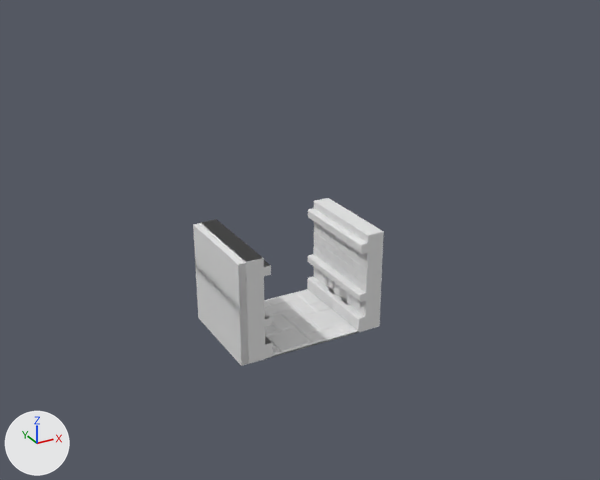
Renders of the FBX model Assignment 1 Game/Assets/Art/AztecNewWall.fbx from each side of a commit.
Camera for both pictures: a camera (50 mm lens) standing at (-6.69, -12.65, 8.03) and looking at (0.1, -0.3, 1.86). Lighting does not change. The marker at lower left points along +X, +Y and +Z. Where no turn or scale is listed for an object, it has been applied to the vertices. Vertices at the same position are counted once.

The scene before the commit, as lines of its bpy script (objects in view):
```python
ob_box001 = bpy.data.objects.new('Box001', me_mesh)
ob_box001.location = (0.0, 0.0, 0.0)
ob_box001.scale = (0.0254, 0.0254, 0.0254)
ob_box002 = bpy.data.objects.new('Box002', me_mesh_001)
ob_box002.location = (0.0, 0.0, 0.0)
ob_box003 = bpy.data.objects.new('Box003', me_mesh_002)
ob_box003.location = (-1.33, 0.0, 1.02)
ob_box005 = bpy.data.objects.new('Box005', me_mesh_003)
ob_box005.location = (-1.33, 0.07, 1.02)
ob_box006 = bpy.data.objects.new('Box006', me_mesh_004)
ob_box006.location = (-1.33, 0.0, 1.02)
ob_box007 = bpy.data.objects.new('Box007', me_mesh_005)
ob_box007.location = (-1.47, 0.08, 1.0)
ob_box007.rotation_euler = (0.0, 1.571, 0.0)  # degrees (0, 90, 0)
ob_box007.scale = (0.0254, 0.0276, 0.279)
ob_box008 = bpy.data.objects.new('Box008', me_mesh_008)
ob_box008.location = (1.48, -0.08, 1.0)
ob_box008.rotation_euler = (3.142, 1.571, 0.0)  # degrees (180, 90, 0)
ob_box008.scale = (0.0254, 0.0276, 0.279)
ob_box009 = bpy.data.objects.new('Box009', me_mesh_011)
ob_box009.location = (-1.47, 0.08, 1.0)
```
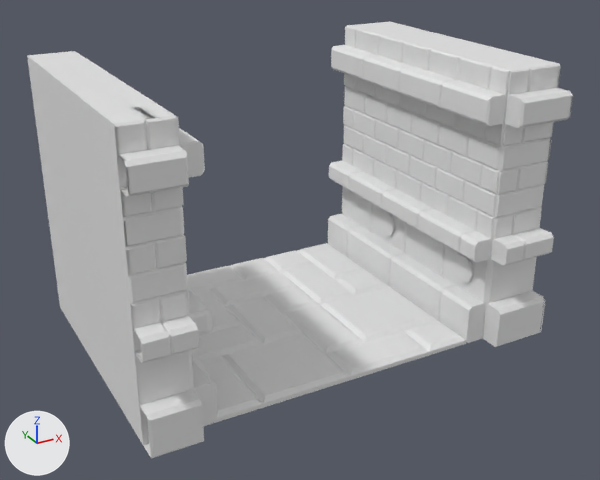
Commit message: Fine tuning wall connecitons

Pixel boxes [x1, y1, x2, y2] of what changed, in the pictures (600 x 480 px; the box of a moved part takes in the faces that stretch with it):
'Box008', moved, rescaled (197% wider, 139% taller): before [307, 198, 384, 332]; after [328, 21, 559, 343]
'Box007', moved, rescaled (170% wider, 174% taller): before [194, 223, 264, 366]; after [27, 51, 218, 445]
'Box001', moved, rescaled: before [264, 289, 358, 359]; after [187, 243, 466, 422]
'Box010', added: after [101, 105, 204, 458]
'Box015', added: after [483, 64, 573, 347]
'Box005', deleted: before [202, 220, 272, 363]
'Box009', deleted: before [193, 225, 263, 366]
'Cylinder001', moved, rescaled: before [354, 298, 361, 309]; after [453, 255, 474, 283]
'Box006', deleted: before [201, 219, 272, 344]
'Cylinder002', moved, rescaled (143% wider, 136% taller): before [328, 278, 334, 288]; after [379, 211, 395, 236]
'Box003', deleted: before [200, 220, 262, 263]
'Box002', deleted: before [273, 331, 358, 356]
part 1 of me_mesh_008, moved or reshaped: before [315, 198, 384, 330]; after [347, 21, 559, 339]

Diff of the bpy script that builds the scene:
```diff
--- a/Assignment 1 Game/Assets/Art/AztecNewWall.fbx.py
+++ b/Assignment 1 Game/Assets/Art/AztecNewWall.fbx.py
@@ me_mesh_008 @@
 me_mesh_008.from_pydata(...)  # 783 vertices, 794 faces; spans x -39.4..39.4, y -39.4..33.3, z 0.0..1.7
 # used by ob_box008; location = (1.48, -0.08, 1.0); rotation_euler = (3.142, 1.571, 0.0), in degrees (180, 90, 0); scale = (0.0254, 0.0276, 0.279)
+# me_mesh_008 part 1: the whole mesh is scaled about its middle by (1, 1, 1.21), then moved by (0.0, 0.0, -0.1)
@@ me_mesh_007_1 @@
+me_mesh_007_1.from_pydata(...)  # 322 vertices, 207 faces; spans x 1.48..2.33, y -1.23..-0.16, z -2.54..2.54
@@ me_mesh_008_1 @@
+me_mesh_008_1.from_pydata(...)  # 322 vertices, 207 faces; spans x -2.33..-1.23, y -1.23..-0.16, z -2.54..2.54
@@ ob_box002 @@
-ob_box002 = bpy.data.objects.new('Box002', me_mesh_001)
-ob_box002.location = (0.0, 0.0, 0.0)
@@ ob_box005 @@
-ob_box005 = bpy.data.objects.new('Box005', me_mesh_003)
-ob_box005.location = (-1.33, 0.07, 1.02)
@@ ob_box006 @@
-ob_box006 = bpy.data.objects.new('Box006', me_mesh_004)
-ob_box006.location = (-1.33, 0.0, 1.02)
@@ ob_box008 @@
 ob_box008 = bpy.data.objects.new('Box008', me_mesh_008)
-ob_box008.location = (1.48, -0.08, 1.0)
+ob_box008.location = (3.76, 0.0, 2.54)
 ob_box008.rotation_euler = (3.142, 1.571, 0.0)  # degrees (180, 90, 0)
-ob_box008.scale = (0.0254, 0.0276, 0.279)
+ob_box008.scale = (0.0645, 0.07, 0.709)
@@ ob_box003 @@
-ob_box003 = bpy.data.objects.new('Box003', me_mesh_002)
-ob_box003.location = (-1.33, 0.0, 1.02)
@@ ob_box007 @@
 ob_box007 = bpy.data.objects.new('Box007', me_mesh_005)
-ob_box007.location = (-1.47, 0.08, 1.0)
+ob_box007.location = (-3.74, 0.43, 2.54)
 ob_box007.rotation_euler = (0.0, 1.571, 0.0)  # degrees (0, 90, 0)
-ob_box007.scale = (0.0254, 0.0276, 0.279)
+ob_box007.scale = (0.0645, 0.07, 0.709)
@@ ob_box001 @@
 ob_box001 = bpy.data.objects.new('Box001', me_mesh)
-ob_box001.location = (0.0, 0.0, 0.0)
-ob_box001.scale = (0.0254, 0.0254, 0.0254)
+ob_box001.location = (0.0, 0.22, 0.0)
+ob_box001.scale = (0.0645, 0.0645, 0.0645)
@@ ob_box009 @@
-ob_box009 = bpy.data.objects.new('Box009', me_mesh_011)
-ob_box009.location = (-1.47, 0.08, 1.0)
@@ ob_box010 @@
+ob_box010 = bpy.data.objects.new('Box010', me_mesh_007_1)
+ob_box010.location = (-5.24, -1.49, 2.54)
@@ ob_box015 @@
+ob_box015 = bpy.data.objects.new('Box015', me_mesh_008_1)
+ob_box015.location = (5.26, -1.49, 2.54)
```
